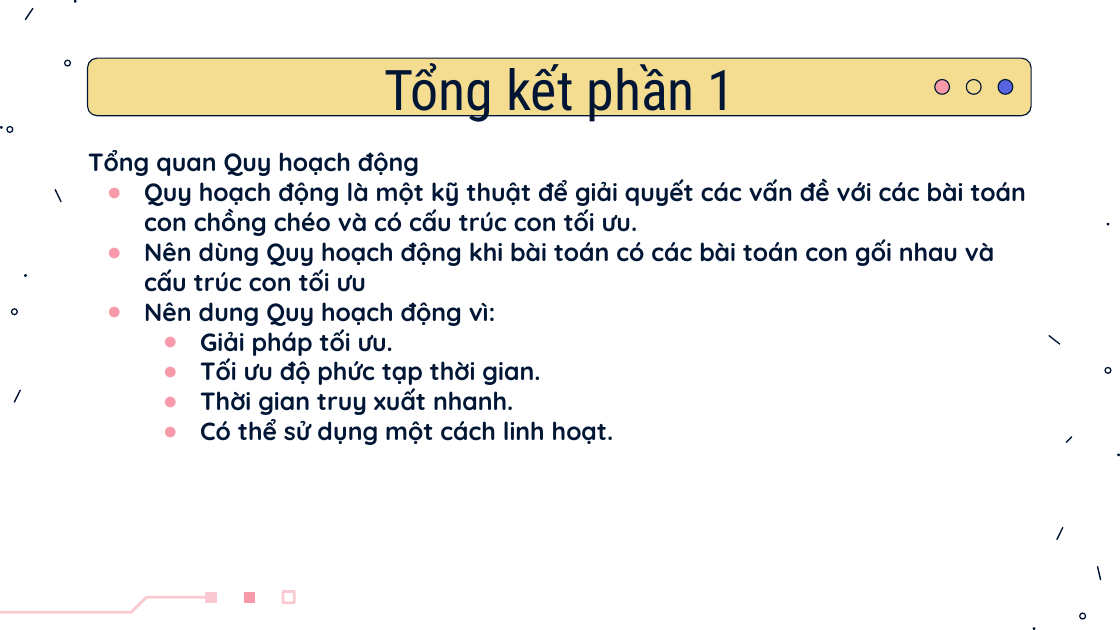
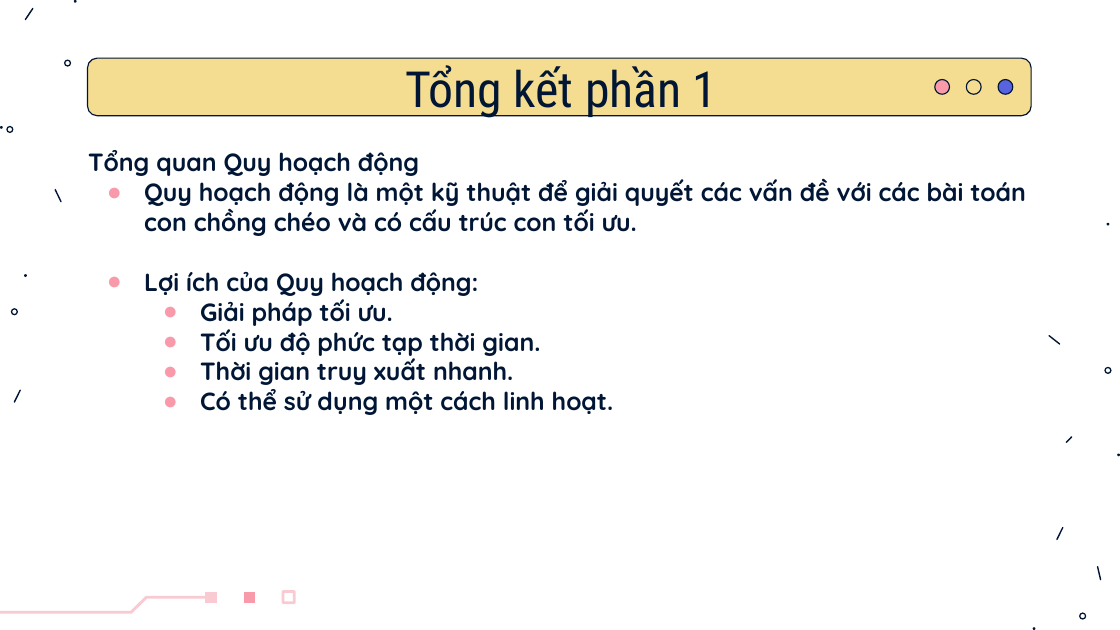
Before and after one commit to Tox1cCoder/CS112, a slide deck: slide 11 of Slide.pptx. Drawn at 1120x630 pixels with LibreOffice and Linux fonts; fonts in the diff are those of the drawing. Boxes give left, top, right and bottom in pixels: in the first picture for what was removed or moved away, otherwise in the second. Text is boxed around its words. In the diff, an @@ line names an element or a change of style, - is before the commit and + after.

```diff
--- a/Slide.pptx
+++ b/Slide.pptx
@@ title "Tổng kết phần 1" at (x1=405, y1=65, x2=718, y2=120): size 36 to 32 pt @@
@@ text at (x1=144, y1=272, x2=478, y2=296): text changed @@
-● Nên dùng Quy hoạch động khi bài toán có các bài toán con gối nhau và cấu trúc con tối ưu
-● Nên dung Quy hoạch động vì:
+● Lợi ích của Quy hoạch động:
```
Also in this commit, not shown: 24 other slides changed, 4 slides added, 1 other file.
